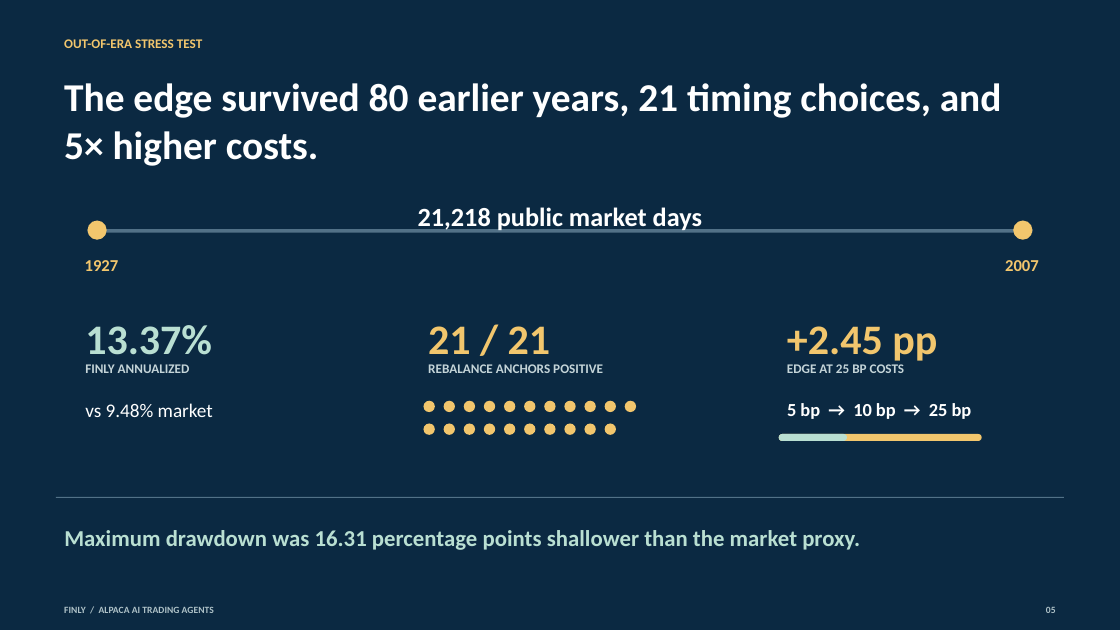
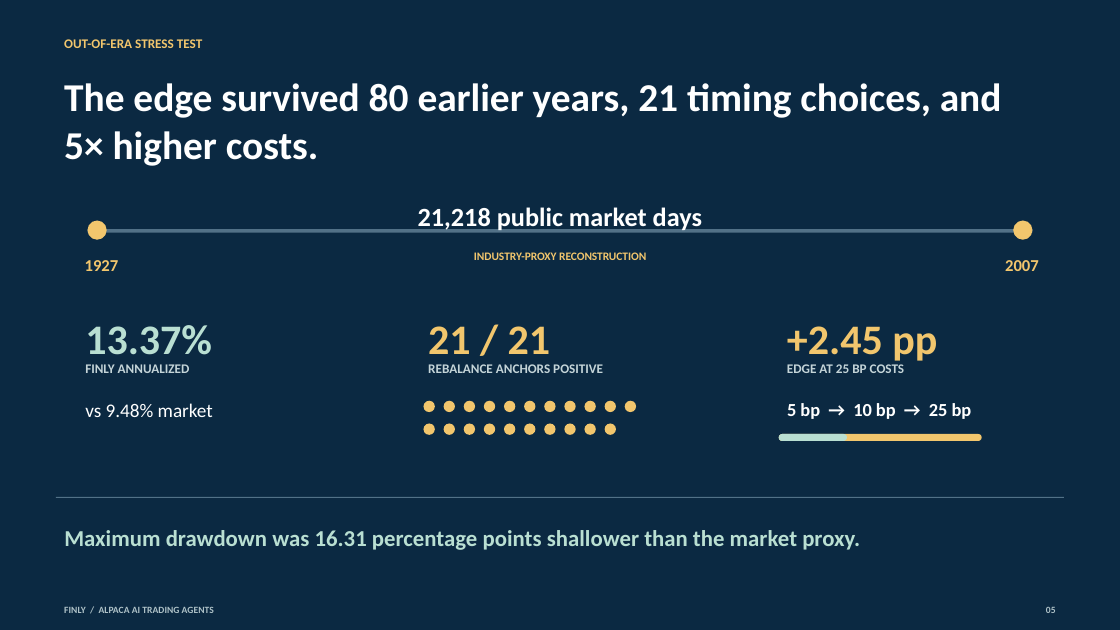
Before and after one commit to owlsowo/finly-bot, a slide deck: slide 5 of public/judge/Finly_Consulting_Deck.pptx. Drawn at 1120x630 pixels with LibreOffice and Linux fonts; fonts in the diff are those of the drawing. Boxes give left, top, right and bottom in pixels: in the first picture for what was removed or moved away, otherwise in the second. Text is boxed around its words. In the diff, an @@ line names an element or a change of style, - is before the commit and + after.

```diff
--- a/public/judge/Finly_Consulting_Deck.pptx
+++ b/public/judge/Finly_Consulting_Deck.pptx
@@ text added at (474,252,646,260), 9.8 pt, text #F2C66D, bold @@
+INDUSTRY-PROXY RECONSTRUCTION
```
Also in this commit, not shown: 6 other slides changed, 18 other files.
